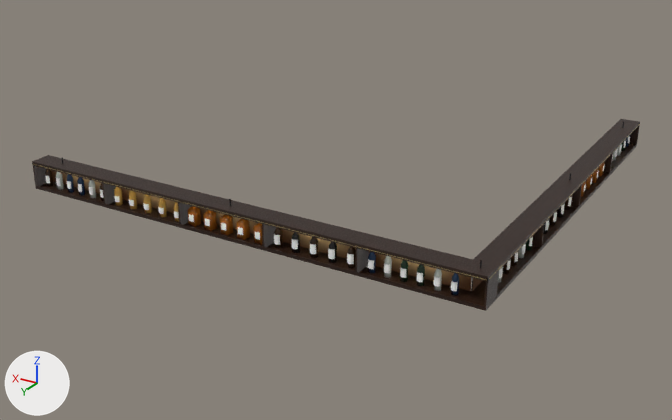
The glTF model public/models/liquorshelf.glb as it was, and as the next commit left it.
One viewpoint serves both versions: a camera (50 mm lens) standing at (-1.85, 4.78, 2.77) and looking at (1.86, -1.4, -0.31). The axes (+X, +Y, +Z) are drawn at lower left. The lights are the same throughout. The older version comes first. Where no turn or scale is listed for an object, it has been applied to the vertices. Vertices at exactly the same position are counted once.

The first picture shows 'LiquorBottles', 'LiquorCabinet', 'LiquorLabels'.
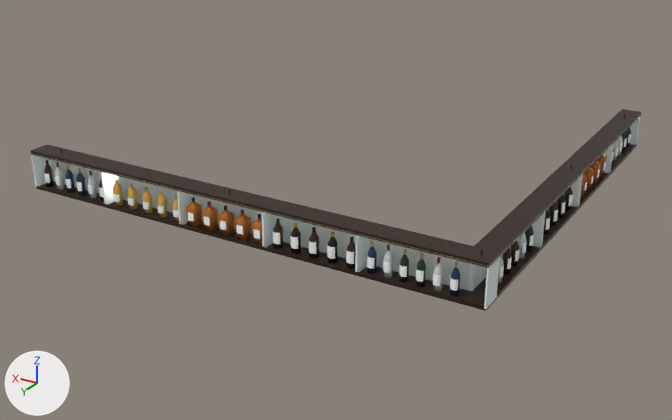
Patch to the scene script:
```diff
--- a/public/models/liquorshelf.glb.py
+++ b/public/models/liquorshelf.glb.py
@@ mat_liquorpane @@
+mat_liquorpane = principled_material('LiquorPane')
+mat_liquorpane.base_color = (0.8, 0.9, 0.9)  # white #e7f3f3
+mat_liquorpane.roughness = 0.05
@@ me_liquorbottles @@
 # used by ob_liquorbottles; location = (0.0, 0.0, 0.0)
-me_liquorbottles.from_pydata(...)  # 2112 vertices, 4028 faces; spans x -0.04..3.7, y -3.35..0.04, z 0.01..0.2
+me_liquorbottles.from_pydata(...)  # 2112 vertices, 4028 faces; spans x -0.05..3.71, y -3.36..0.05, z 0.01..0.23
+# me_liquorbottles part 1: the whole mesh is scaled about the mesh origin by (1, 1, 1.2)
 me_liquorbottles.materials.append(mat_liquorglass)
@@ me_liquorcabinet @@
 # used by ob_liquorcabinet; location = (0.0, 0.0, 0.0)
-me_liquorcabinet.from_pydata(...)  # 284 vertices, 432 faces; spans x -0.09..3.76, y -3.41..0.09, z 0.0..0.28
+me_liquorcabinet.from_pydata(...)  # 284 vertices, 432 faces; spans x -0.09..3.76, y -3.41..0.09, z 0.0..0.35
+# me_liquorcabinet part 2: the loose piece of 8 vertices spanning x -0.08..3.75, y 0.09, z 0.21 is moved by (0.0, 0.0, 0.09)
+# me_liquorcabinet part 3: the loose piece of 8 vertices spanning x -0.09, y -3.4..0.07, z 0.21 is moved by (0.0, 0.0, 0.09)
+# me_liquorcabinet part 4: 95 vertices moved from x -0.09..3.76, y -3.41..0.09, z 0.2..0.23 to x -0.09..3.76, y -3.41..0.09, z 0.29..0.32
+# me_liquorcabinet part 5: 210 faces spanning x -0.09..3.76, y -3.41..0.09, z 0.01..0.31 switch from mat_liquorwood to mat_liquorpane (white #e7f3f3)
+# me_liquorcabinet part 6: 18 faces spanning x 0.08..3.75, y -3.4..-0.08, z 0.01..0.31 switch from mat_liquorback (picture img_liquor_back) to mat_liquorpane (white #e7f3f3)
+# other edits to the shape of me_liquorcabinet do not show in these pictures
 me_liquorcabinet.materials.append(mat_liquorled)
@@ me_liquorlabels @@
 # used by ob_liquorlabels; location = (0.0, 0.0, 0.0)
-me_liquorlabels.from_pydata(...)  # 490 vertices, 392 faces; spans x -0.04..3.7, y -3.35..0.04, z 0.04..0.12
+me_liquorlabels.from_pydata(...)  # 490 vertices, 392 faces; spans x -0.05..3.7, y -3.35..0.05, z 0.05..0.14
+# me_liquorlabels part 7: the whole mesh is moved by (0.0, 0.0, 0.01)
 me_liquorlabels.materials.append(mat_liquorlabel)
```

Changed parts and their boxes [x1, y1, x2, y2] in the pictures (672 x 420 px; the box of a moved part takes in the faces that stretch with it):
'LiquorCabinet', reshaped: before [32, 119, 640, 311]; after [31, 109, 641, 311]
'LiquorBottles', rescaled (7% taller): before [45, 138, 629, 296]; after [44, 127, 631, 296]
'LiquorLabels', moved: before [45, 136, 630, 291]; after [44, 134, 631, 291]
part 2 of me_liquorcabinet, moved or reshaped: before [34, 164, 487, 280]; after [31, 153, 486, 266]
part 3 of me_liquorcabinet, moved or reshaped (not visible afterwards): before [489, 124, 640, 279]
part 4 of me_liquorcabinet, moved or reshaped: before [32, 119, 640, 309]; after [31, 109, 641, 309]
part 5 of me_liquorcabinet, recoloured: before [32, 125, 640, 309]; after [31, 116, 641, 309]
part 6 of me_liquorcabinet, recoloured: before [51, 170, 483, 291]; after [49, 159, 518, 291]
